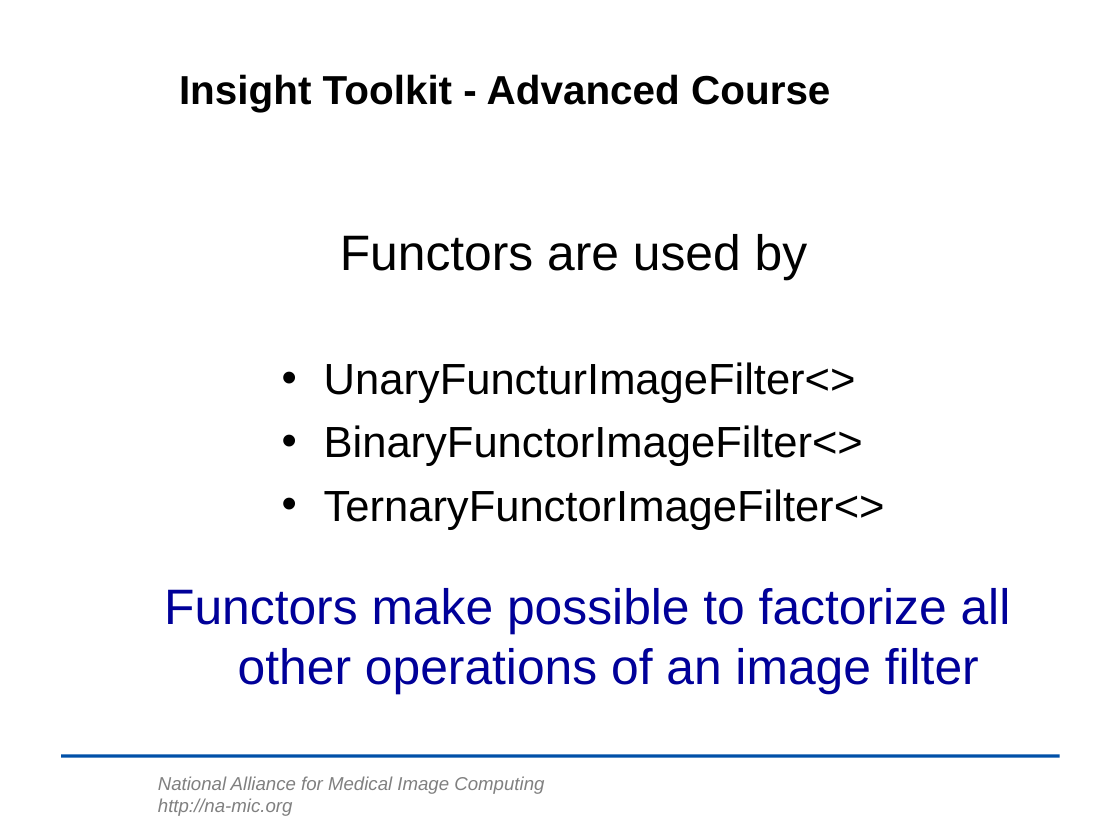
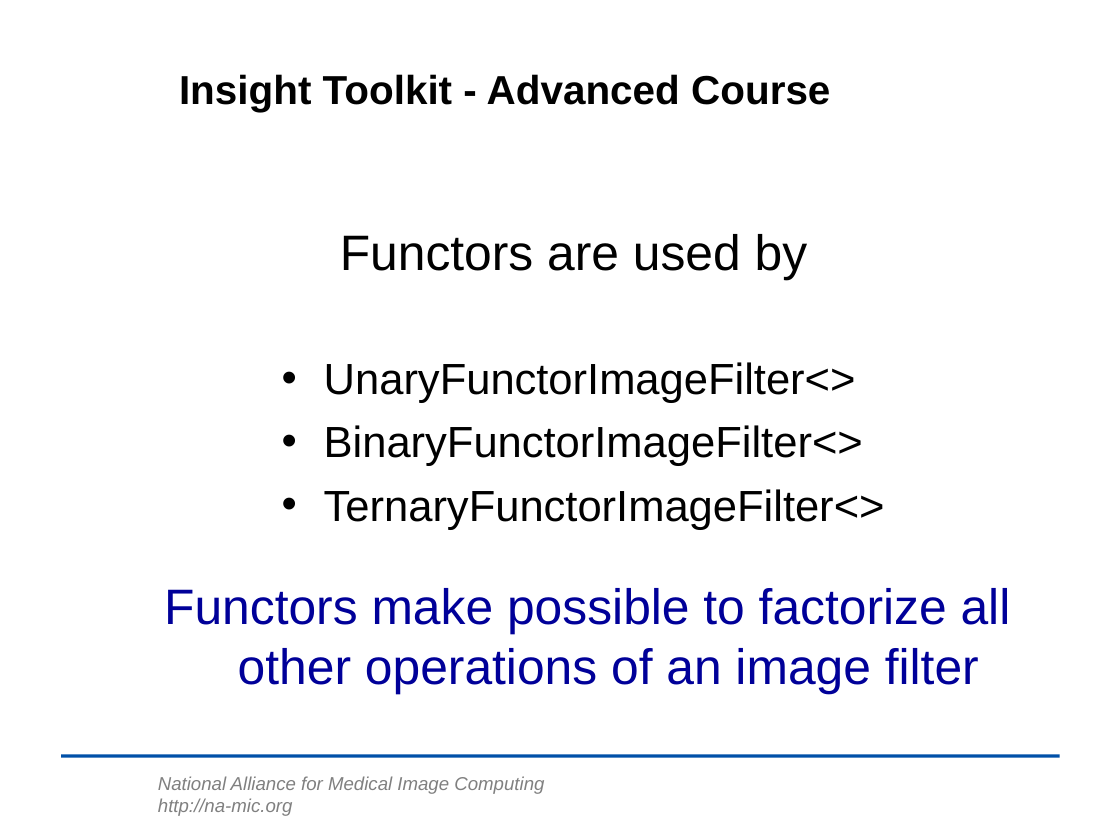
Before and after one commit to lheckemann/namic-sandbox, a slide deck: slide 52 of ITKAdvancedCourse/doc/presentations/Insight-DesignPatterns.ppt. Drawn at 1120x840 pixels with LibreOffice and Linux fonts; fonts in the diff are those of the drawing; background and template pictures are left out. Boxes give left, top, right and bottom in pixels: in the first picture for what was removed or moved away, otherwise in the second. Text is boxed around its words. In the diff, an @@ line names an element or a change of style, - is before the commit and + after.

Commit message:
ENH: Updated after the course.

```diff
--- a/ITKAdvancedCourse/doc/presentations/Insight-DesignPatterns.ppt
+++ b/ITKAdvancedCourse/doc/presentations/Insight-DesignPatterns.ppt
@@ text at bbox=[324, 362, 856, 403]: text changed @@
-• UnaryFuncturImageFilter<>
+• UnaryFunctorImageFilter<>
```
Also in this commit, not shown: 2 other files.
